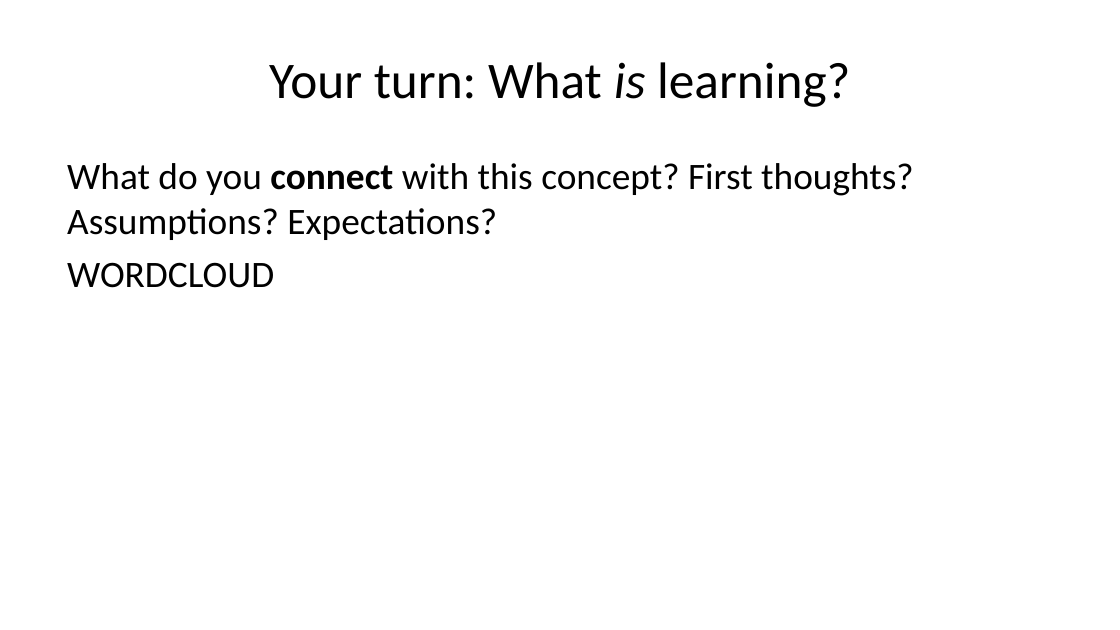
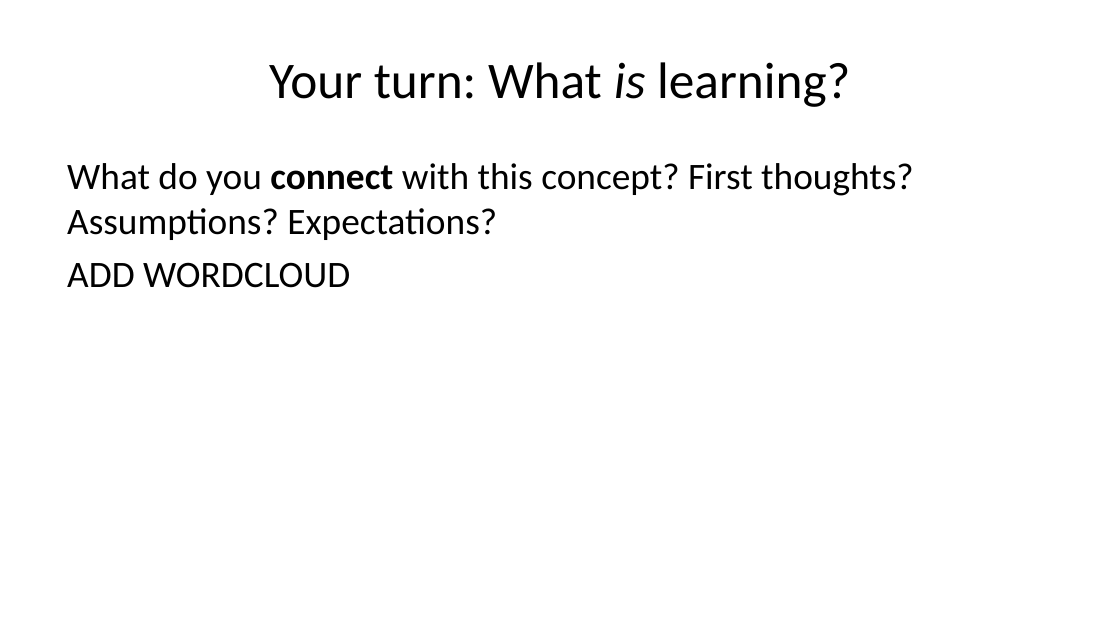
Before and after one commit to lmu-osc/train-the-trainer-student-track-pedagogy, a slide deck: slide 21 of materials/PMM-M1/PMM-M1-S1-Core-Didactic-Principles/PMM-M1-S1-Core-Didactic-Principles-slides.pptx (slide 23 before the commit). Drawn at 1120x630 pixels with LibreOffice and Linux fonts; fonts in the diff are those of the drawing. Boxes give left, top, right and bottom in pixels: in the first picture for what was removed or moved away, otherwise in the second. Text is boxed around its words. In the diff, an @@ line names an element or a change of style, - is before the commit and + after.

```diff
--- a/materials/PMM-M1/PMM-M1-S1-Core-Didactic-Principles/PMM-M1-S1-Core-Didactic-Principles-slides.pptx
+++ b/materials/PMM-M1/PMM-M1-S1-Core-Didactic-Principles/PMM-M1-S1-Core-Didactic-Principles-slides.pptx
@@ text at (67,262,350,288): text changed @@
-WORDCLOUD
+ADD WORDCLOUD
```
Also in this commit, not shown: 28 other slides changed, 5 slides added, 5 slides removed, 16 other files.
